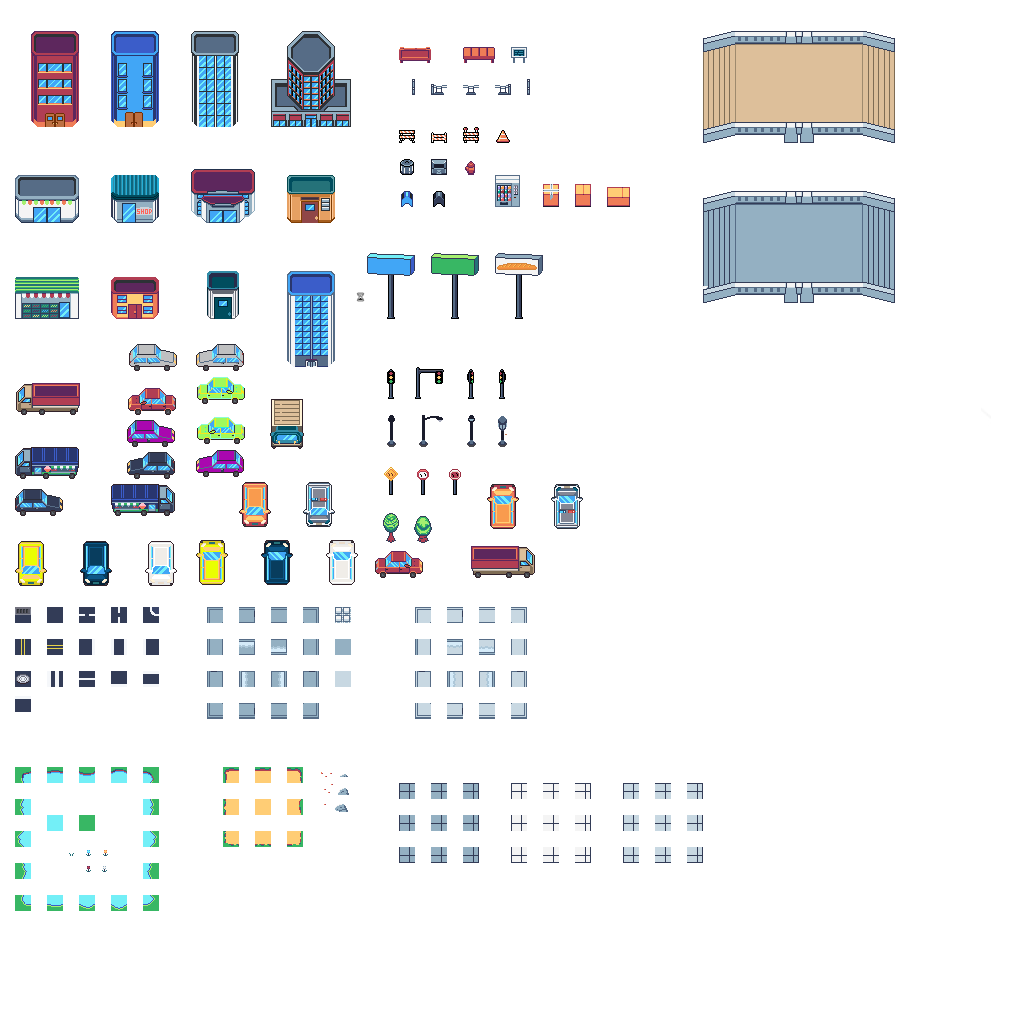
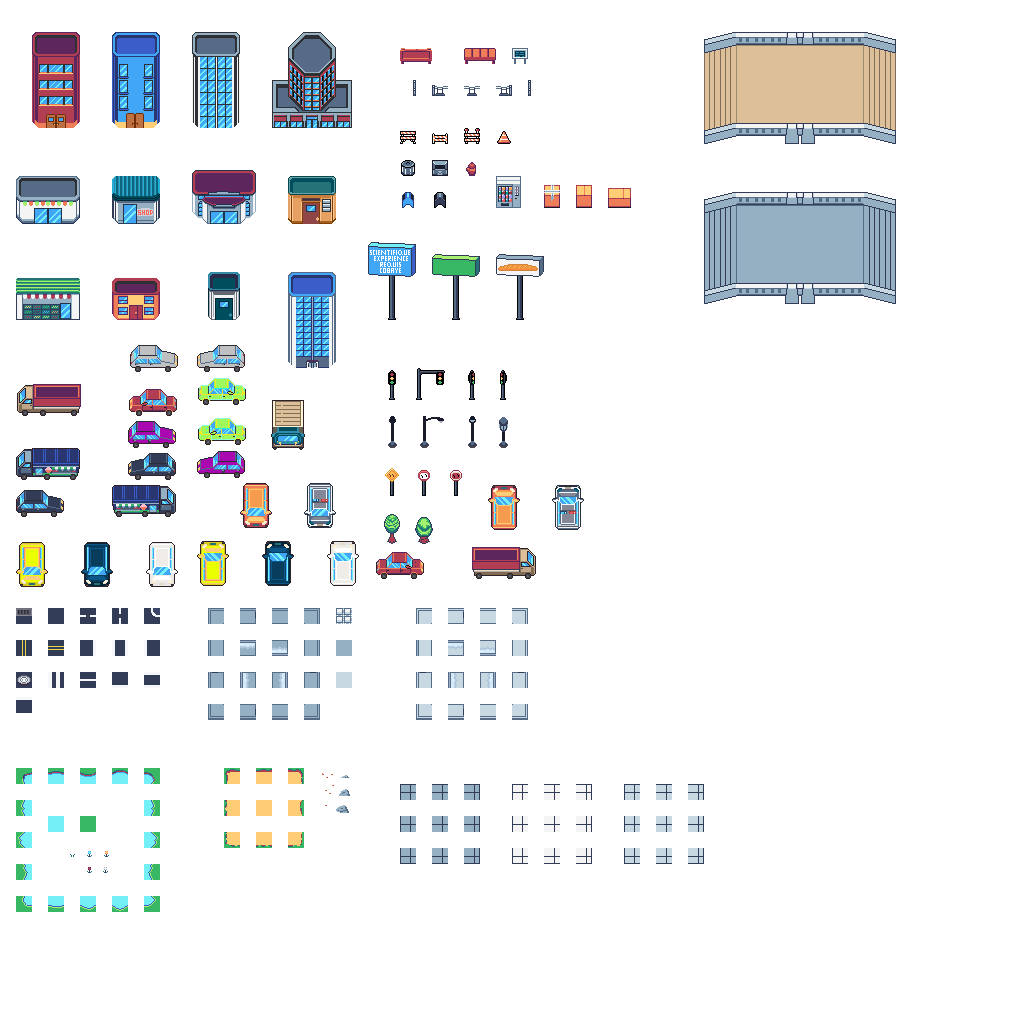
Comparing the layer stacks of the two w=1024, h=1024 images. Changes:
renamed "Calque 22" to "Calque 25", painted on it over [16, 32, 991, 912]
removed layer "Calque 24" over [15, 31, 895, 911]
removed layer "Calque 18" over [356, 260, 408, 303]
